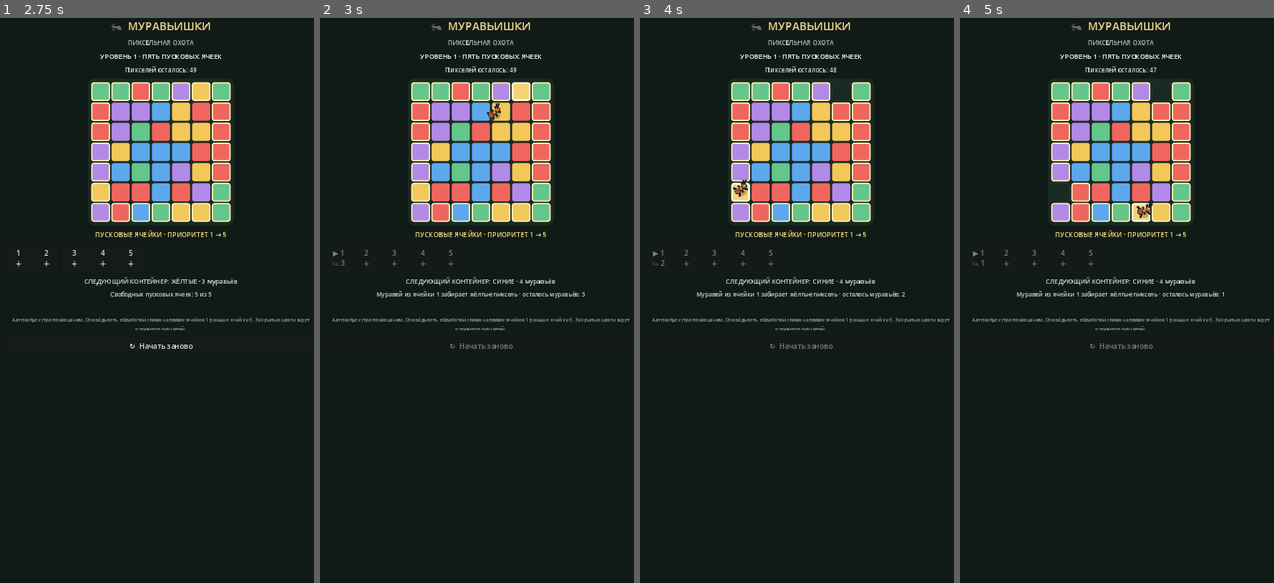
Above: before the commit, frames 1-4 (left to right).
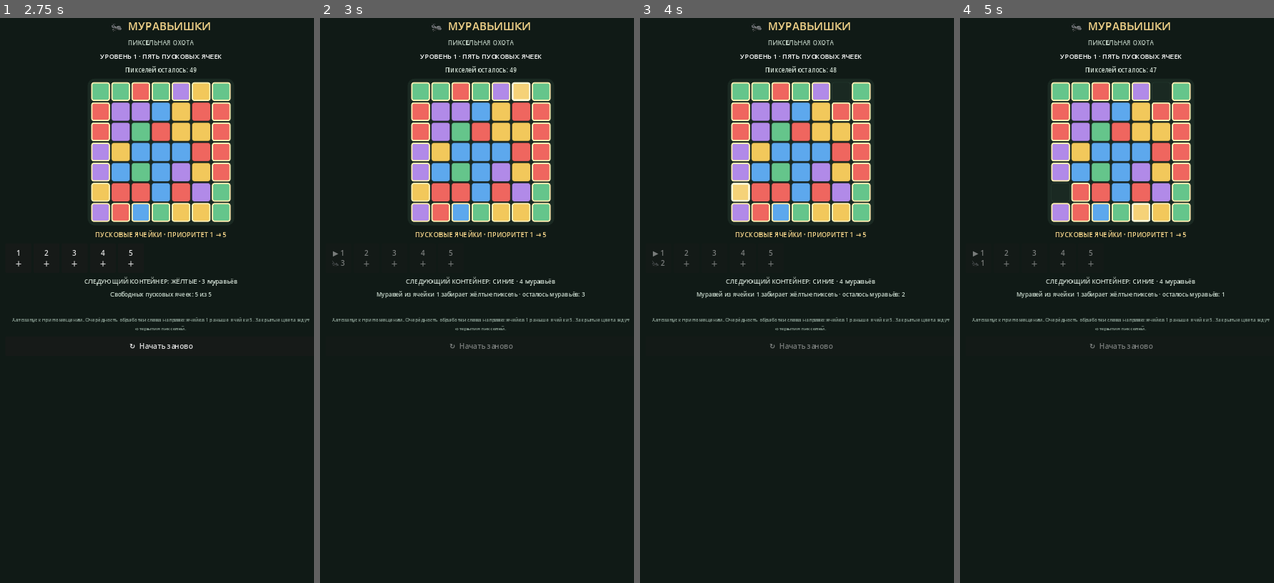
Above: after the commit, the same moments.

Repository: MaiklLX/Ants-Pixel-Hunt
Game: Godot game, scene res://scenes/main.tscn
Same seed, same stepped clock (60 frames per second), same inputs: the game is played once before the commit and once after it.
Inputs:
- Up to frame 1 (2.75 s): click "↻ Начать заново" at 0.5 s; click "↻ Начать заново" at 1.25 s; click "↻ Начать заново" at 2 s
- Up to frame 2 (3 s): click "1 ＋" at 2.75 s
- Up to frame 3 (4 s): no input
- Up to frame 4 (5 s): no input

Frame 1 is identical in both runs. In frame 2, less than 0.1% of the frame differs, in the area x 53-58%, y 14-19%; in frame 3, less than 0.1%; in frame 4, less than 0.1%, in the area x 56-62%, y 32-36%.
Error after the commit: Parse Error: Function "draw_ellipse()" not found in base self. (res://scripts/ant_visual.gd:25)

Commit message:
Polish ant gait, antenna motion and blinking animation

Diff:
--- a/scripts/ant_visual.gd
+++ b/scripts/ant_visual.gd
@@ -1,6 +1,7 @@
 extends Control
 
 # Авторский векторный муравей: не зависит от emoji-шрифтов устройства.
+# Фаза анимации меняет походку, усики и короткое моргание.
 var phase := 0.0
 
 func _ready() -> void:
@@ -8,34 +9,43 @@
 	queue_redraw()
 
 func _process(delta: float) -> void:
-	phase += delta * 18.0
+	phase = fposmod(phase + delta * 18.0, TAU * 4.0)
 	queue_redraw()
 
 func _draw() -> void:
 	var c := Vector2(size.x * 0.5, size.y * 0.5)
-	var swing := sin(phase) * 3.0
+	var gait := sin(phase) * 3.0
+	var counter_gait := sin(phase + PI) * 3.0
+	var antenna := sin(phase * 0.5) * 1.5
 	var outline := Color("#17231c")
 	var amber := Color("#f2bd62")
+	var body := Color("#c96b3d")
 
-	# Мягкая тень и три сегмента тела.
-	draw_circle(c + Vector2(0, 7), 7.0, Color(0, 0, 0, 0.22))
-	draw_line(c + Vector2(-3, 1), c + Vector2(-10, -8 + swing), outline, 3.0, true)
-	draw_line(c + Vector2(-3, 1), c + Vector2(-10, 8 - swing), outline, 3.0, true)
-	draw_line(c + Vector2(1, 1), c + Vector2(0, -10 - swing), outline, 2.6, true)
-	draw_line(c + Vector2(1, 1), c + Vector2(0, 10 + swing), outline, 2.6, true)
-	draw_line(c + Vector2(5, 1), c + Vector2(10, -7 + swing), outline, 2.8, true)
-	draw_line(c + Vector2(5, 1), c + Vector2(10, 7 - swing), outline, 2.8, true)
+	# Тень и шесть лапок: передняя/средняя/задняя пары работают попеременно.
+	draw_ellipse(c + Vector2(0, 7), Vector2(13, 4), Color(0, 0, 0, 0.2))
+	draw_line(c + Vector2(-4, 1), c + Vector2(-11, -8 + gait), outline, 3.0, true)
+	draw_line(c + Vector2(-4, 1), c + Vector2(-11, 8 - gait), outline, 3.0, true)
+	draw_line(c + Vector2(1, 1), c + Vector2(0, -10 - counter_gait), outline, 2.6, true)
+	draw_line(c + Vector2(1, 1), c + Vector2(0, 10 + counter_gait), outline, 2.6, true)
+	draw_line(c + Vector2(5, 1), c + Vector2(11, -7 + gait), outline, 2.8, true)
+	draw_line(c + Vector2(5, 1), c + Vector2(11, 7 - gait), outline, 2.8, true)
 
+	# Три сегмента тела с тёплым бликом на панцире.
 	draw_circle(c + Vector2(-7, 0), 6.2, outline)
 	draw_circle(c + Vector2(-7, -0.5), 5.0, Color("#a94f35"))
 	draw_circle(c + Vector2(1, 0), 4.2, outline)
 	draw_circle(c + Vector2(1, -0.5), 3.2, Color("#d97843"))
 	draw_circle(c + Vector2(9, 0), 5.2, outline)
-	draw_circle(c + Vector2(9, -0.7), 4.1, Color("#c96b3d"))
+	draw_circle(c + Vector2(9, -0.7), 4.1, body)
+	draw_arc(c + Vector2(9, -1), 3.0, PI * 1.15, PI * 1.8, 12, Color("#f3a15c"), 1.1, true)
 	draw_circle(c + Vector2(10, -2), 1.3, amber)
 
-	# Усики и выразительные глаза.
-	draw_line(c + Vector2(11, -3), c + Vector2(15, -10), outline, 1.8, true)
-	draw_line(c + Vector2(11, -3), c + Vector2(19, -7), outline, 1.8, true)
-	draw_circle(c + Vector2(10.5, -1.7), 1.0, Color("#fff2cf"))
-	draw_circle(c + Vector2(10.8, -1.7), 0.45, outline)
+	# Усики слегка покачиваются, глаза иногда моргают.
+	draw_line(c + Vector2(11, -3), c + Vector2(15, -10 + antenna), outline, 1.8, true)
+	draw_line(c + Vector2(11, -3), c + Vector2(19, -7 - antenna), outline, 1.8, true)
+	var blink := fposmod(phase, TAU * 3.0) > TAU * 2.92
+	if blink:
+		draw_line(c + Vector2(9, -2), c + Vector2(12, -2), Color("#fff2cf"), 1.4, true)
+	else:
+		draw_circle(c + Vector2(10.5, -1.7), 1.0, Color("#fff2cf"))
+		draw_circle(c + Vector2(10.8, -1.7), 0.45, outline)
